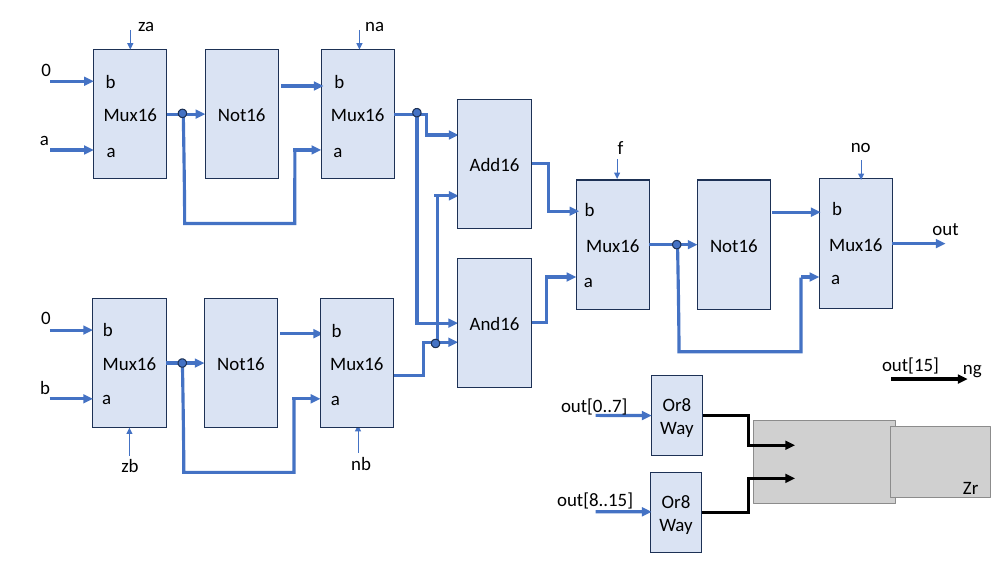
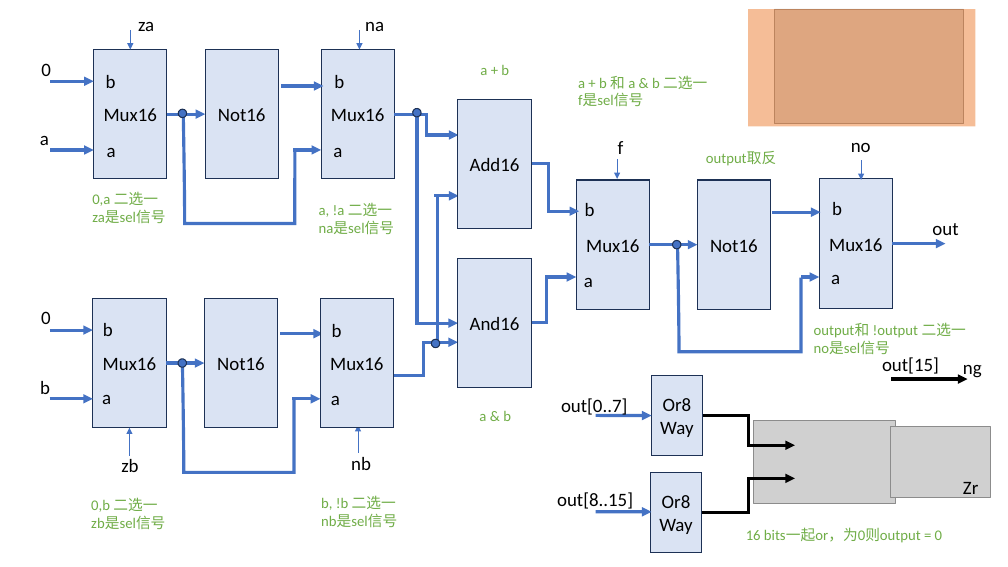
Before and after one commit to vcboy1/Leeds, a slide deck: slide 48 of 26fall/1860/Lecture/Week1.7/Lec_1.7.1_Adders_and_the_ALU.pptx (slide 49 before the commit). Drawn at 1008x567 pixels with LibreOffice and Linux fonts; fonts in the diff are those of the drawing; grey boxes stand for pictures. Boxes give left, top, right and bottom in pixels: in the first picture for what was removed or moved away, otherwise in the second. Text is boxed around its words. In the diff, an @@ line names an element or a change of style, - is before the commit and + after.

```diff
--- a/26fall/1860/Lecture/Week1.7/Lec_1.7.1_Adders_and_the_ALU.pptx
+++ b/26fall/1860/Lecture/Week1.7/Lec_1.7.1_Adders_and_the_ALU.pptx
@@ rectangle added at (749, 9, 976, 126), fill #ED7D31 at 50% opacity @@
@@ picture added at (774, 9, 963, 124) @@
@@ text added at (480, 65, 509, 75), 14 pt, text #70AD47 @@
+a + b
@@ text added at (578, 76, 707, 106), 14 pt, text #70AD47 @@
+a + b 和 a & b 二选一
+f是sel信号
@@ text added at (706, 151, 776, 166), 14 pt, text #70AD47 @@
+output取反
@@ text added at (92, 192, 165, 223), 14 pt, text #70AD47 @@
+0,a 二选一
+za是sel信号
@@ text added at (319, 203, 394, 234), 14 pt, text #70AD47 @@
+a, !a 二选一
+na是sel信号
@@ text added at (814, 322, 966, 354), 14 pt, text #70AD47 @@
+output和 !output 二选一
+no是sel信号
@@ text added at (479, 411, 511, 421), 14 pt, text #70AD47 @@
+a & b
@@ text added at (91, 497, 165, 529), 14 pt, text #70AD47 @@
+0,b 二选一
+zb是sel信号
@@ text added at (321, 495, 397, 527), 14 pt, text #70AD47 @@
+b, !b 二选一
+nb是sel信号
@@ text added at (746, 527, 942, 543), 14 pt, text #70AD47 @@
+16 bits一起or，为0则output = 0
```
Also in this commit, not shown: 21 other slides changed, 1 slide removed, 10 other files.
